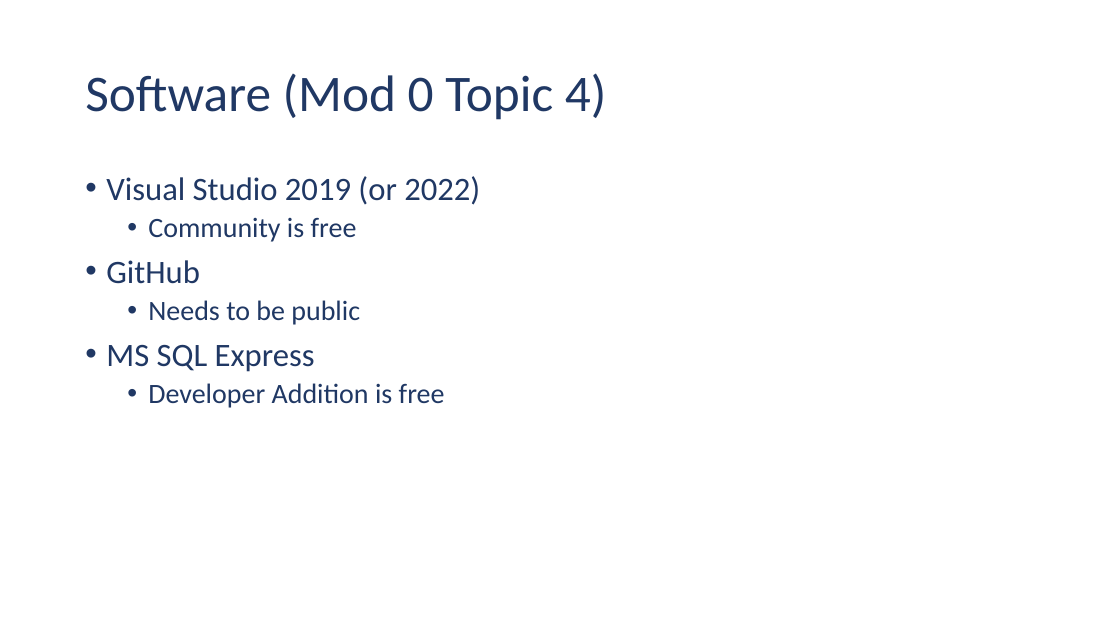
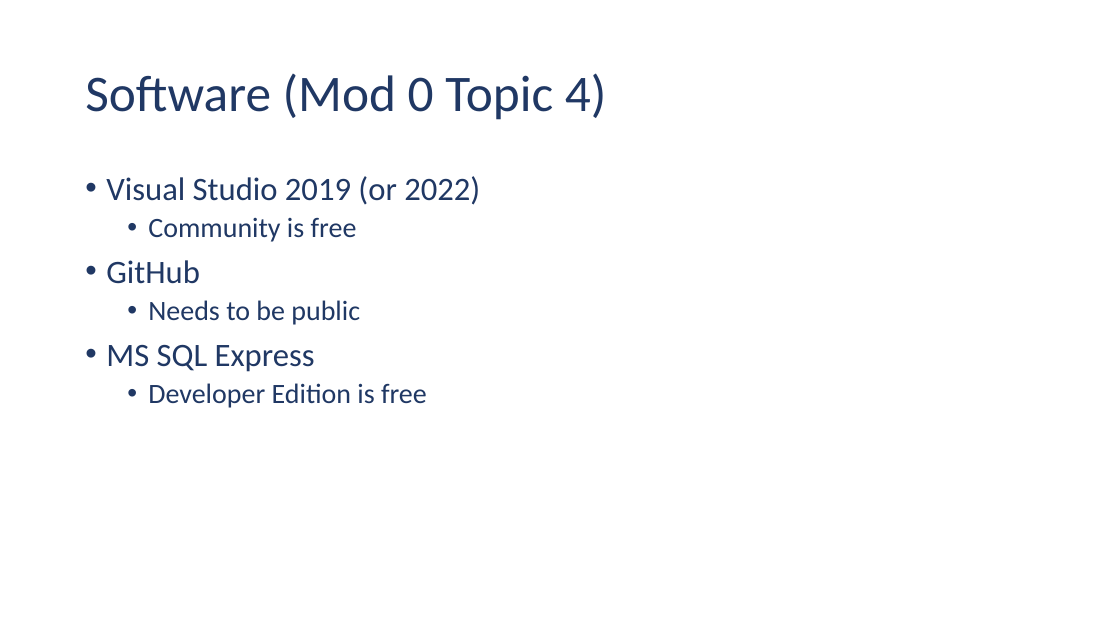
Before and after one commit to ehennis/CIS174, a slide deck: slide 8 of 2022-SPR/Week01.pptx (slide 7 before the commit). Drawn at 1120x630 pixels with LibreOffice and Linux fonts; fonts in the diff are those of the drawing. Boxes give left, top, right and bottom in pixels: in the first picture for what was removed or moved away, otherwise in the second. Text is boxed around its words. In the diff, an @@ line names an element or a change of style, - is before the commit and + after.

```diff
--- a/2022-SPR/Week01.pptx
+++ b/2022-SPR/Week01.pptx
@@ text at bbox=[148, 383, 427, 408]: text changed @@
-  • Developer Addition is free
+  • Developer Edition is free
```
Also in this commit, not shown: 5 other slides changed, 3 slides added.
